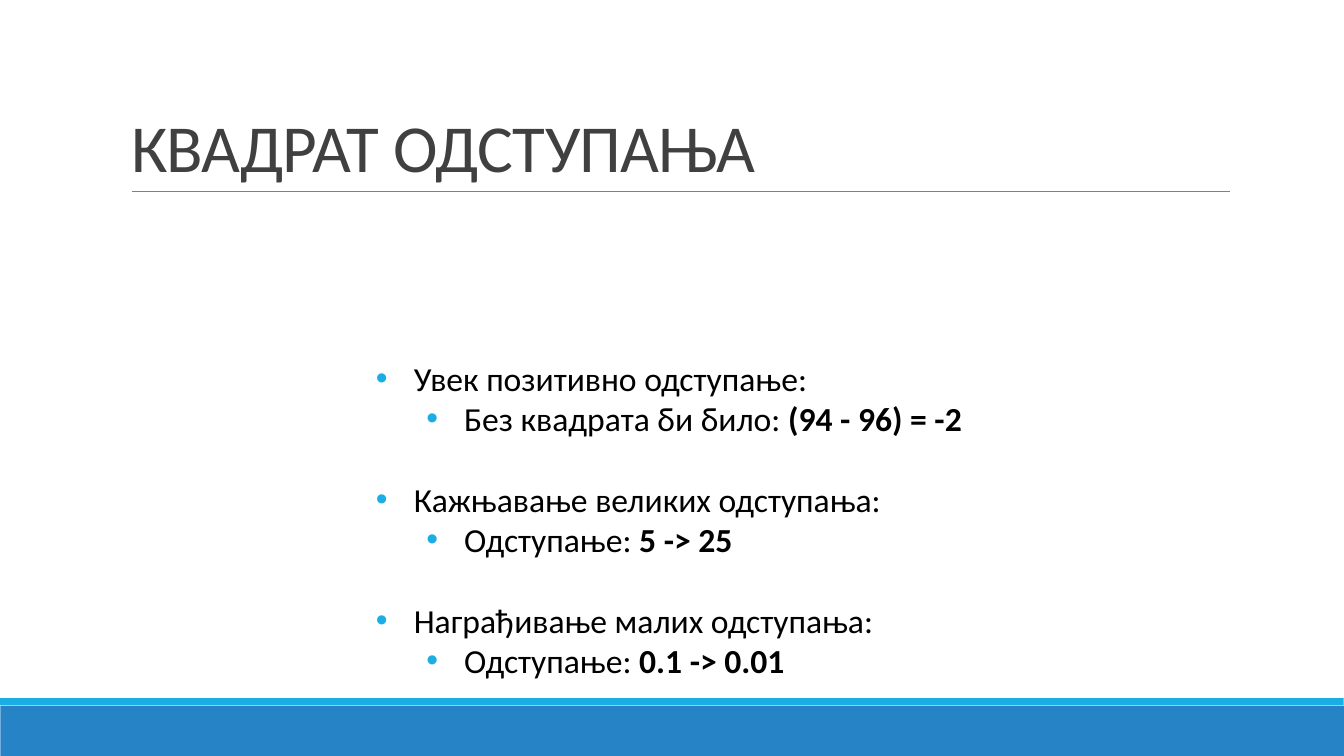
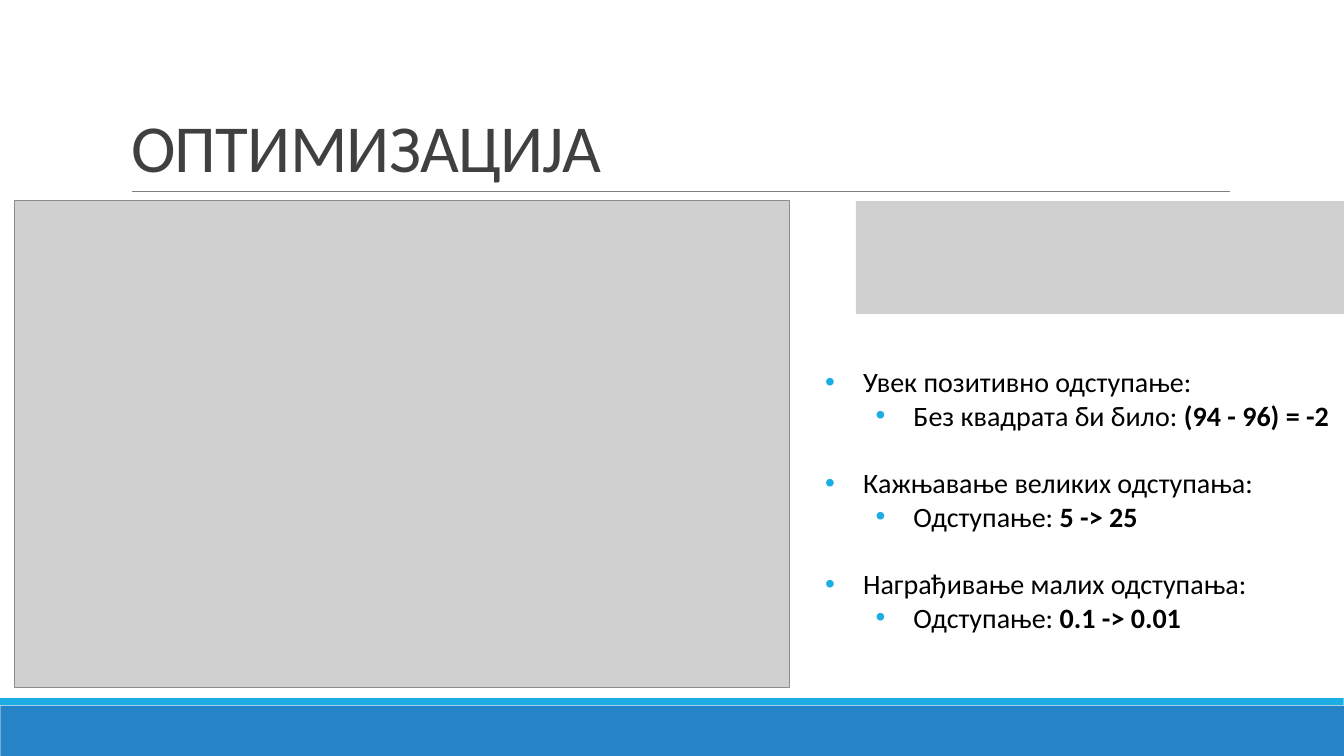
Before and after one commit to bxgda/diplomski-rad, a slide deck: slide 20 of PREZENTACIJA_JB.pptx (slide 25 before the commit). Drawn at 1344x756 pixels with LibreOffice and Linux fonts; fonts in the diff are those of the drawing; grey boxes stand for pictures. Boxes give left, top, right and bottom in pixels: in the first picture for what was removed or moved away, otherwise in the second. Text is boxed around its words. In the diff, an @@ line names an element or a change of style, - is before the commit and + after.

```diff
--- a/PREZENTACIJA_JB.pptx
+++ b/PREZENTACIJA_JB.pptx
@@ title at box(131, 128, 602, 183): text changed @@
-КВАДРАТ ОДСТУПАЊА
+ОПТИМИЗАЦИЈА
@@ picture added at box(15, 201, 790, 688) @@
@@ picture added at box(856, 201, 1344, 314) @@
@@ text "Увек позитивно одступање:": place and size @@
-text "Увек позитивно одступање:" at box(414, 369, 961, 679)
+text "Увек позитивно одступање:" at box(863, 374, 1329, 633)
@@ text "Увек позитивно одступање:" at box(863, 374, 1329, 633): size 24 to 20 pt @@
```
Also in this commit, not shown: 1 other slide changed, 15 slides added, 8 slides removed.
